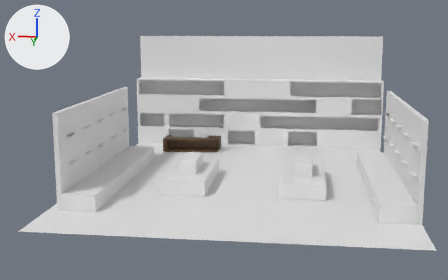
The Blender file Blend/Shelves/ShoeStoreLayout_1.blend, before and after one commit.
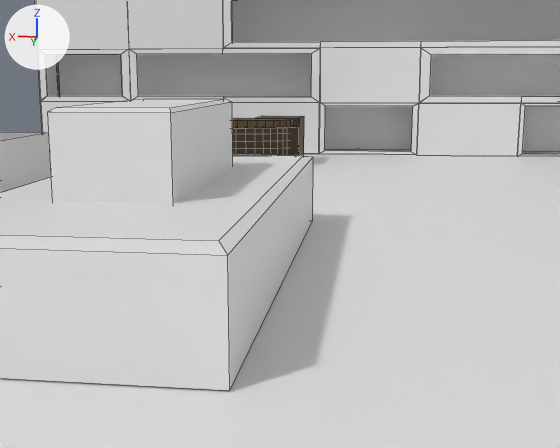
There are two pictures of each version: one whole from a camera (50 mm lens) standing at (-5.8, 54.9, 15.2) and looking at (1.9, -3.7, 3.8), one close up from a camera (50 mm lens) standing at (1.3, 9.8, 3.0) and looking at (4.8, -16.5, -2.1). The axes (+X, +Y, +Z) are drawn at upper left. The lights are the same throughout. The close-ups show mesh edges as thin lines.
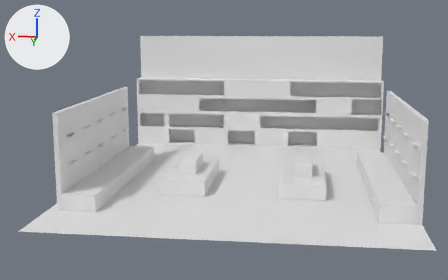
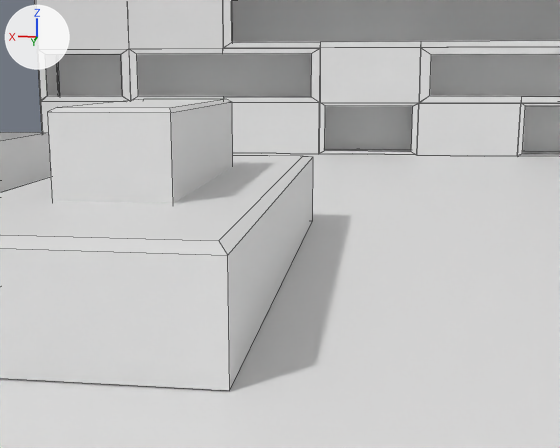
Edits to the scene script, one JSON object a line:
```json
{"op": "remove", "block": "ob_cube_028", "code": ["ob_cube_028 = bpy.data.objects.new('Cube.028', me_cube_004)", "ob_cube_028.location = (7.15, -15.95, 0.81)", "ob_cube_028.rotation_euler = (0.0, 0.0, 1.551)  # degrees (0, 0, 89)", "ob_cube_028.scale = (1.0, 4.0, 1.0)"]}
```

Changed parts and their boxes (x1, y1, x2, y2) in the close-ups (560 x 448 px):
```json
{"object": "Cube.028", "change": "deleted", "before": [232, 116, 304, 156]}
```
